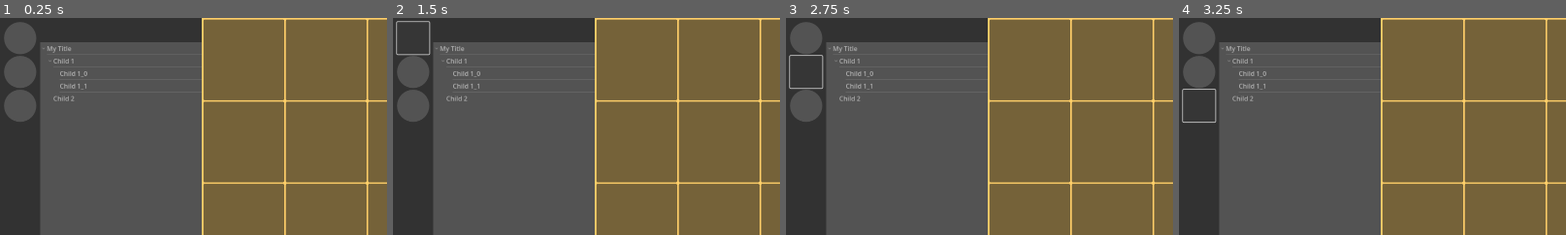
Above: before the commit, frames 1-4 (left to right).
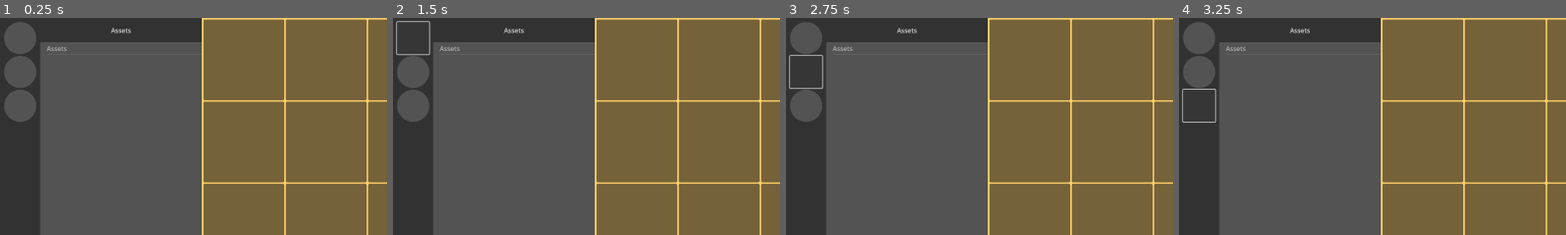
Above: after the commit, the same moments.

Repository: hunsri/3DAM
Game: Godot game, scene res://MainUI.tscn
Two runs of this game, one before a commit and one after it. Both use one fixed random seed, a clock stepped at 60 frames per second and the inputs below.
Inputs (mouse positions are % of the whole screen's width and height, from its top left):
- Up to frame 1 (0.25 s): no input
- Up to frame 2 (1.5 s): click (16, 3) at 0.5 s, where only the run after the commit has a clickable "Assets"; click (3, 5) at 1.25 s
- Up to frame 3 (2.75 s): click (3, 12) at 2 s
- Up to frame 4 (3.25 s): click (3, 20) at 2.75 s
The pictures show only the part of the screen within x 0-50%, y 0-50%; the shares and areas given below are measured in that part.

The runs differ from the first frame. In frame 1, 0.4% of the frame differs, in the area x 11-34%, y 4-39%; in frame 2, 0.4%; in frame 3, 0.4%; in frame 4, 0.4%.

Commit message:
adds simple directory

Diff:
--- a/project.godot
+++ b/project.godot
@@ -21,6 +21,12 @@
 window/size/viewport_height=1080
 window/size/mode=2
 
+[file_customization]
+
+folder_colors={
+"res://scripts/": "orange"
+}
+
 [gui]
 
 theme/custom="uid://koi0noce4p5b"
--- a/scenes/DirectorySelector.tscn
+++ b/scenes/DirectorySelector.tscn
@@ -1,14 +1,29 @@
-[gd_scene load_steps=3 format=3 uid="uid://16s375yxtc82"]
+[gd_scene load_steps=8 format=3 uid="uid://16s375yxtc82"]
 
 [ext_resource type="Theme" uid="uid://koi0noce4p5b" path="res://themes/GUI_Base_Theme.tres" id="1_7uuti"]
-[ext_resource type="Script" uid="uid://cbw8unfm23y45" path="res://directory_display.gd" id="2_an3wj"]
+[ext_resource type="Script" uid="uid://x7716fdxafas" path="res://scripts/DirectoryHandler.gd" id="1_ko0af"]
+[ext_resource type="Script" uid="uid://dqob5g2iy71ya" path="res://scripts/directory_explorer.gd" id="2_0f6le"]
+
+[sub_resource type="StyleBoxEmpty" id="StyleBoxEmpty_u6ws4"]
+
+[sub_resource type="StyleBoxEmpty" id="StyleBoxEmpty_ko0af"]
+
+[sub_resource type="StyleBoxEmpty" id="StyleBoxEmpty_ffvq7"]
+
+[sub_resource type="StyleBoxEmpty" id="StyleBoxEmpty_nae47"]
 
 [node name="DirectorySelector" type="Control"]
 layout_mode = 3
+anchors_preset = 9
 anchor_bottom = 1.0
 offset_right = 500.0
 grow_horizontal = 2
 grow_vertical = 2
+
+[node name="DirectoryHandler" type="Node" parent="."]
+unique_name_in_owner = true
+script = ExtResource("1_ko0af")
+metadata/_custom_type_script = "uid://x7716fdxafas"
 
 [node name="DirectorySidePanel" type="Panel" parent="."]
 custom_minimum_size = Vector2(100, 0)
@@ -28,6 +43,28 @@
 theme = ExtResource("1_7uuti")
 theme_type_variation = &"DirLocHeader"
 
+[node name="DirectoryName" type="Button" parent="DirectorySidePanel/DirLocationHeader"]
+unique_name_in_owner = true
+clip_contents = true
+layout_mode = 1
+anchors_preset = 8
+anchor_left = 0.5
+anchor_top = 0.5
+anchor_right = 0.5
+anchor_bottom = 0.5
+offset_left = -195.0
+offset_top = -11.5
+offset_right = 195.0
+offset_bottom = 11.5
+grow_horizontal = 2
+grow_vertical = 2
+theme_override_styles/normal = SubResource("StyleBoxEmpty_u6ws4")
+theme_override_styles/pressed = SubResource("StyleBoxEmpty_ko0af")
+theme_override_styles/disabled = SubResource("StyleBoxEmpty_ffvq7")
+theme_override_styles/focus = SubResource("StyleBoxEmpty_nae47")
+text_overrun_behavior = 3
+clip_text = true
+
 [node name="Tree" type="Tree" parent="DirectorySidePanel"]
 layout_mode = 1
 anchors_preset = -1
@@ -35,7 +72,10 @@
 offset_top = 60.0
 offset_right = 400.0
 grow_vertical = 2
+focus_mode = 0
 theme = ExtResource("1_7uuti")
 theme_type_variation = &"DirectorySidebar"
-script = ExtResource("2_an3wj")
+script = ExtResource("2_0f6le")
 metadata/_edit_use_anchors_ = true
+
+[connection signal="pressed" from="DirectorySidePanel/DirLocationHeader/DirectoryName" to="DirectoryHandler" method="_on_directory_name_pressed"]
--- a/scenes/panel_hide.gd
+++ /dev/null
@@ -1,7 +0,0 @@
-extends Panel
-
-
-func _unhandled_input(event: InputEvent) -> void:
-	if event is InputEventKey and event.pressed and not event.echo:
-		if event.keycode == KEY_H:
-			visible = !visible
--- /dev/null
+++ b/scripts/DirectoryHandler.gd
@@ -0,0 +1,18 @@
+class_name DirectoryHandler extends Node
+
+@export var default_root_dir:String = "user://"
+@export var default_library_name:String = "Assets"
+var default_asset_path:String = default_root_dir + default_library_name
+
+@onready var directory_name: Button = %DirectoryName
+
+func _ready() -> void:
+	directory_name.text = default_library_name
+
+func _open_dir_in_explorer() -> void:
+	var abs_path: String = ProjectSettings.globalize_path(default_asset_path)
+	if abs_path != "":
+		OS.shell_open(abs_path)
+
+func _on_directory_name_pressed() -> void:
+	_open_dir_in_explorer()
--- /dev/null
+++ b/scripts/directory_explorer.gd
@@ -0,0 +1,61 @@
+extends Tree
+@onready var dh: DirectoryHandler = %DirectoryHandler
+
+var _dir
+var _show_only_directories: bool = true
+
+func _ready() -> void:
+	_dir = DirAccess.open(dh.default_asset_path)
+	draw_tree()
+
+func draw_tree() -> void:
+	_create_dir()
+	_populate_tree()
+
+func _populate_tree() -> void:
+	if not _dir:
+		return
+	clear()
+	hide_root = false
+
+	var root_item: TreeItem = create_item()
+	root_item.set_text(0, dh.default_library_name)
+
+	_populate_tree_recursive(_dir, root_item, dh.default_asset_path)
+
+
+func _populate_tree_recursive(dir_access: DirAccess, parent_item: TreeItem, current_path: String) -> void:
+	dir_access.list_dir_begin()
+	var node_name: String = dir_access.get_next()
+
+	while node_name != "":
+
+		var full_path: String = current_path + "/" + node_name
+
+		# Check whether this entry is a directory (uses DirAccess's current entry flag)
+		if dir_access.current_is_dir():
+			# Create a new TreeItem for the node
+			var dir_item: TreeItem = create_item(parent_item)
+			dir_item.set_text(0, node_name)
+
+			# if node is a directory, use recursion to get its children
+			var child_dir := DirAccess.open(full_path)
+			if child_dir:
+				_populate_tree_recursive(child_dir, dir_item, full_path)
+		else:
+			if not _show_only_directories:
+				var file_item: TreeItem = create_item(parent_item)
+				file_item.set_text(0, node_name)
+
+		node_name = dir_access.get_next()
+
+	# close the stream if the entry has been completely read
+	dir_access.list_dir_end()
+
+func _create_dir() -> void:
+	if not _dir:
+		var root = DirAccess.open(dh.default_root_dir)
+		if root:
+			if not root.dir_exists(dh.default_library_name):
+				root.make_dir(dh.default_library_name)
+		_dir = DirAccess.open(dh.default_asset_path)
Not shown, removed: scenes/panel_hide.gd.uid
Not shown, added: scripts/DirectoryHandler.gd.uid
Not shown, added: scripts/directory_explorer.gd.uid
